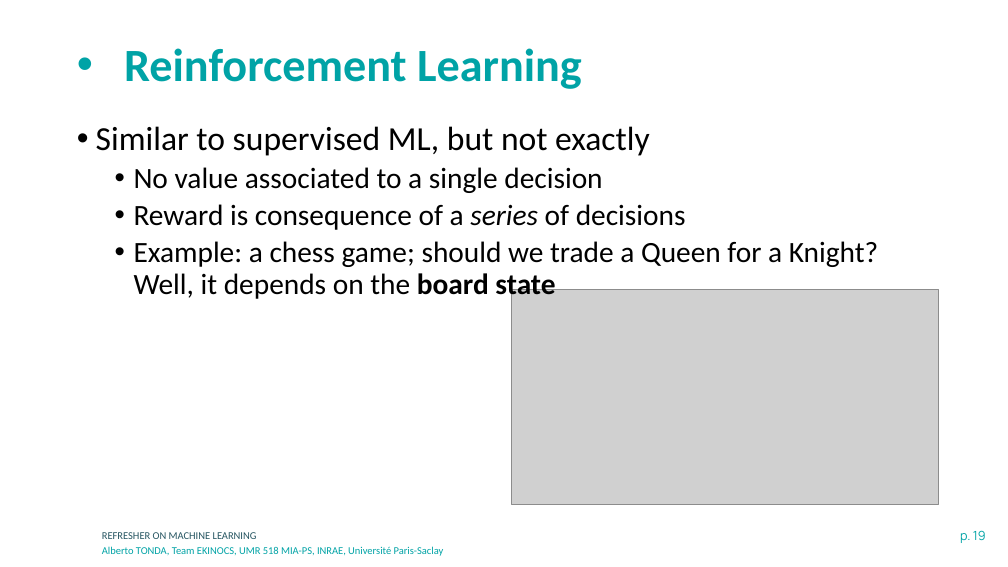
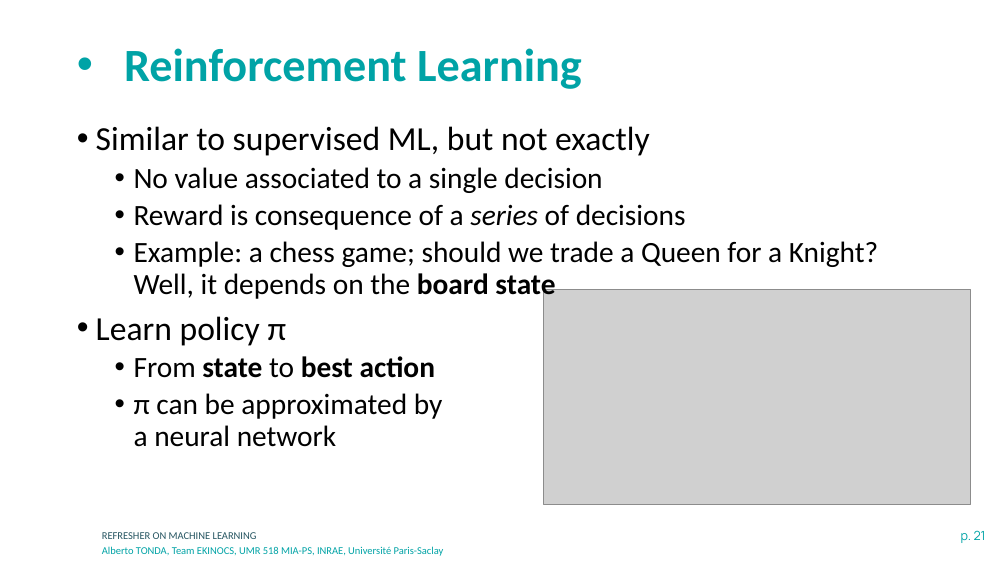
Before and after one commit to albertotonda/teaching, a slide deck: slide 21 of deep-learning-in-practice-with-pytorch/0-machine-learning.pptx (slide 19 before the commit). Drawn at 1008x567 pixels with LibreOffice and Linux fonts; fonts in the diff are those of the drawing; grey boxes stand for pictures; background and template pictures are left out. Boxes give left, top, right and bottom in pixels: in the first picture for what was removed or moved away, otherwise in the second. Text is boxed around its words. In the diff, an @@ line names an element or a change of style, - is before the commit and + after.

```diff
--- a/deep-learning-in-practice-with-pytorch/0-machine-learning.pptx
+++ b/deep-learning-in-practice-with-pytorch/0-machine-learning.pptx
@@ picture: place and size @@
-picture at bbox=[511, 290, 939, 504]
+picture at bbox=[543, 290, 971, 504]
@@ text at bbox=[96, 316, 443, 447]: paragraphs added @@
+• Learn policy π
+  • From state to best action
+  • π can be approximated by
+    a neural network
@@ page number at bbox=[961, 530, 986, 543]: text changed @@
-p. 19
+p. 21
```
Also in this commit, not shown: 2 other slides changed, 2 slides added, 25 other files.
